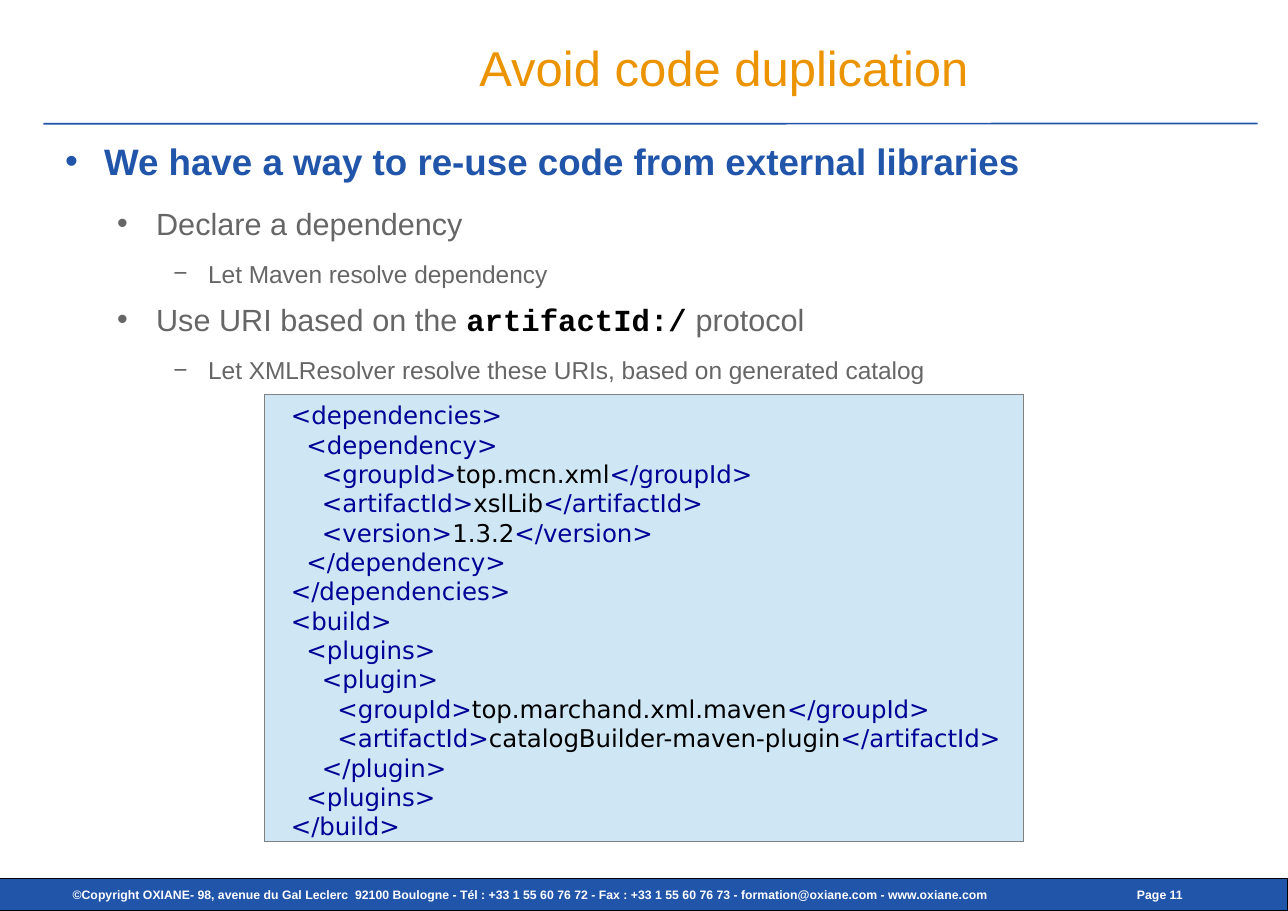
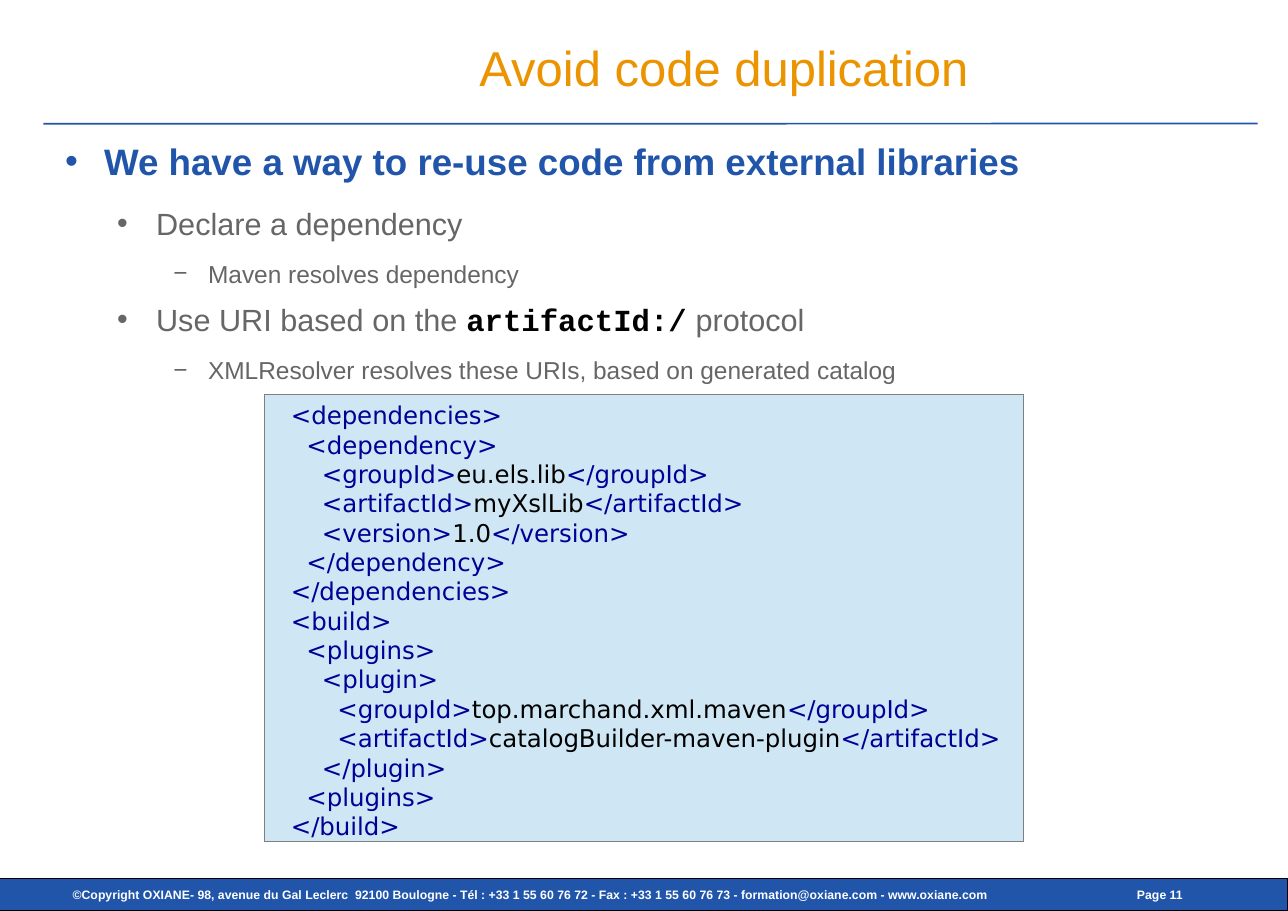
Before and after one commit to cmarchand/xmlprague-demo, a slide deck: slide 11 of src/site/slides_2.odp. Drawn at 1288x911 pixels with LibreOffice and Linux fonts; fonts in the diff are those of the drawing; background and template pictures are left out. Boxes give left, top, right and bottom in pixels: in the first picture for what was removed or moved away, otherwise in the second. Text is boxed around its words. In the diff, an @@ line names an element or a change of style, - is before the commit and + after.

```diff
--- a/src/site/slides_2.odp
+++ b/src/site/slides_2.odp
@@ text at box(208, 265, 519, 288): text changed @@
-    − Let Maven resolve dependency
+    − Maven resolves dependency
@@ text at box(208, 361, 896, 384): text changed @@
-    − Let XMLResolver resolve these URIs, based on generated catalog
+    − XMLResolver resolves these URIs, based on generated catalog
@@ text in rectangle at box(291, 405, 1000, 838): text changed @@
-<dependencies>
-<dependency>
-<groupId>top.mcn.xml</groupId>
-<artifactId>xslLib</artifactId>
-<version>1.3.2</version>
-</dependency>
-</dependencies>
-<build>
-<plugins>
-<plugin>
-<groupId>top.marchand.xml.maven</groupId>
-<artifactId>catalogBuilder-maven-plugin</artifactId>
-</plugin>
-<plugins>
-</build>
+<dependencies>
+<dependency>
+<groupId>eu.els.lib</groupId>
+<artifactId>myXslLib</artifactId>
+<version>1.0</version>
+</dependency>
+</dependencies>
+<build>
+<plugins>
+<plugin>
+<groupId>top.marchand.xml.maven</groupId>
+<artifactId>catalogBuilder-maven-plugin</artifactId>
+</plugin>
+<plugins>
+</build>
```
Also in this commit, not shown: 9 other slides changed, 1 slide removed, 6 other files.
